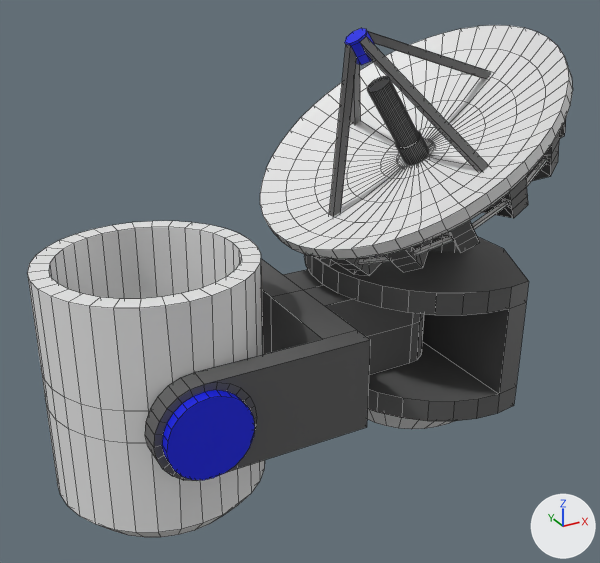
An edit to the Blender file Assets/RobotParts/Parts/Attachment/HoloProjector/hololauncher.blend, drawn before and after from the same camera.
Before and after are seen from a camera (50 mm lens) standing at (-3.59, -4.09, 2.38) and looking at (-1.36, -0.04, 0.36). The lights are fixed; the arrows at lower right show +X, +Y and +Z. Mesh edges are drawn as thin lines.

In view in the first picture: 'Dish', 'Joint', 'Launcher'.
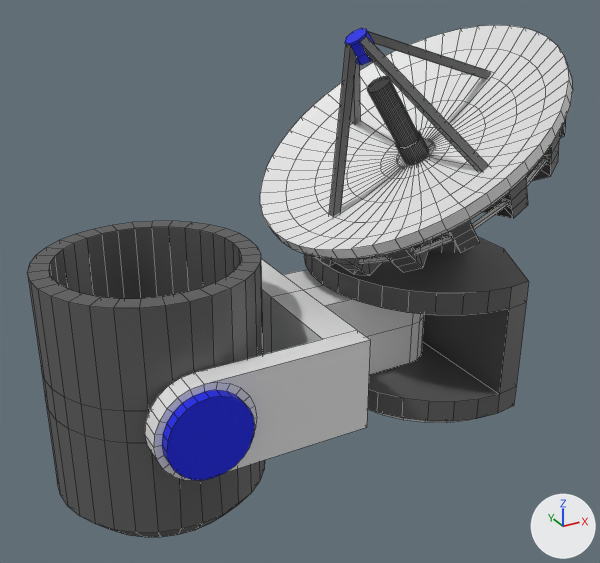
Location of each change, (x1, y1, x2, y2) in pixels of the pictures (600 x 563 px):
'Joint', reshaped: before (304, 236, 529, 429); after (304, 236, 529, 422)
part 1 of me_cylinder_002, recoloured: (145, 259, 424, 481) in both
part 2 of me_cylinder_002, recoloured: (27, 221, 265, 537) in both
part 3 of me_cylinder_001, built on: before (367, 409, 454, 429); after (368, 409, 470, 422)

What the commit changed:
me_cylinder_002 has 560 vertices, 458 faces and spans x -1.0..2.96, y -1.32..1.32, z -1.73..0.67.
me_cylinder_002 is used by ob_launcher; location (-2.293, 0.0, 0.257); scale (0.623, 0.623, 0.623).
me_cylinder_002 part 1: all 217 faces that had it switch from mat_body (dark grey #5b5b5b) to mat_trim (white #e7e7e7).
me_cylinder_002 part 2: all 191 faces that had it switch from mat_trim (white #e7e7e7) to mat_body (dark grey #5b5b5b).
me_cylinder_001 is used by ob_joint; location (-0.628, 0.0, 0.0); scale (1.12, 1.21, 1.21).
me_cylinder_001 had 288 vertices, 232 faces and spanned x -0.492..0.789, y -0.688..0.688, z -0.616..0.351.
me_cylinder_001 now has 334 vertices, 278 faces and spans x -0.492..0.789, y -0.688..0.688, z -0.418..0.351.
Part 3, on me_cylinder_001:
23 vertices are removed from x -0.226..0.349, y -0.334..0.334, z -0.616.
24 faces are deleted.
23 vertices are added at x -0.347..0.382, y -0.542..0.542, z -0.418.
23 new vertices lie (0.0, 0.0, -0.064) away from vertices in x -0.404..0.44, y -0.6..0.6, z -0.354.
23 new vertices lie (0.0, 0.0, 0.063) away from vertices in x -0.347..0.382, y -0.542..0.542, z -0.418.
69 new faces join them, mat_trim (white #e7e7e7).
1 new face joins them, mat_body (dark grey #5b5b5b).
